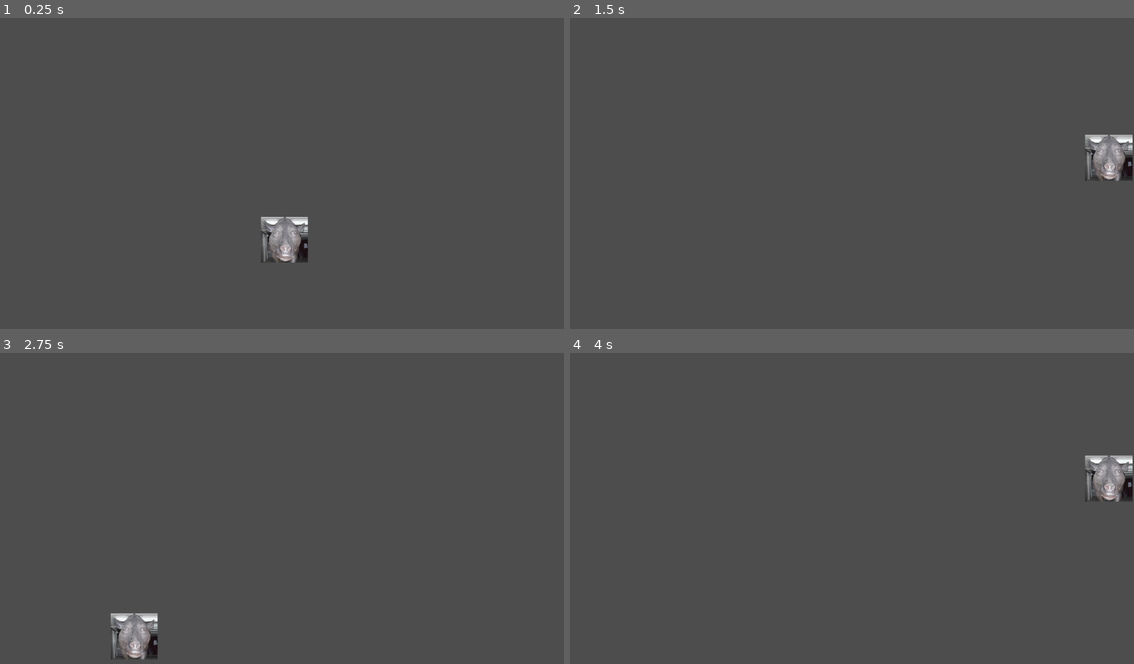
Above: before the commit, frames 1-4 (two rows, left to right).
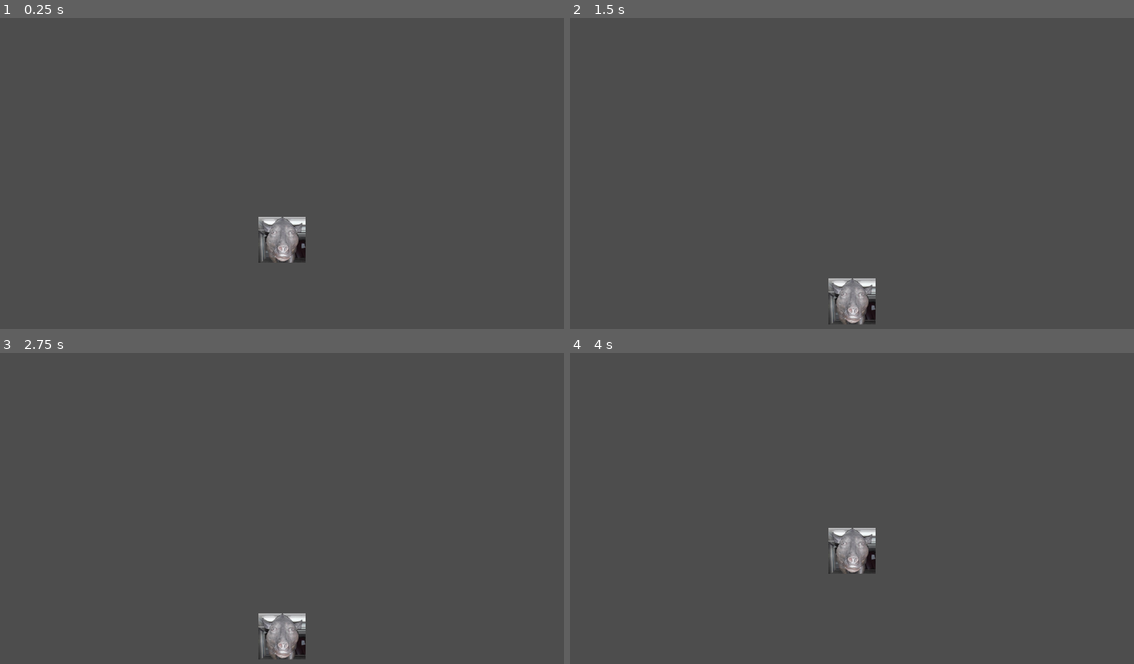
Above: after the commit, the same moments.

Repository: synthwaveblues/2D-Game
Game: Godot game, scene res://scenes/game.tscn
Two runs of this game, one before a commit and one after it. Both use one fixed random seed, a clock stepped at 60 frames per second and the inputs below.
Inputs:
- Up to frame 1 (0.25 s): no input
- Up to frame 2 (1.5 s): hold D (go_right) from 0.53 s (still down); tap Space (jump) at 0.6, 0.77, 1.07 s; tap E (get_stopped_near_wall) at 1.35 s
- Up to frame 3 (2.75 s): tap Space (jump) at 1.52, 1.55, 1.82, 2.1 s; release D (go_right) at 2.03 s; hold A (go_left) from 2.03 s (still down)
- Up to frame 4 (4 s): release A (go_left) at 2.78 s; hold D (go_right) from 2.78 s (still down); tap E (get_stopped_near_wall) at 2.85 s; tap Space (jump) at 3.02, 3.05, 3.32, 3.6, 3.77 s

The runs differ from the first frame. In frame 1, 0.5% of the frame differs, in the area x 45-55%, y 63-79%; in frame 2, 2.1%, in the area x 45-100%, y 37-99%; in frame 3, 2.1%; in frame 4, 2.1%.
Error after the commit: Attempt to call function 'play' in base 'null instance' on a null instance. (res://scripts/player.gd:20)

Commit message:
Update player.gd

Diff:
--- a/scripts/player.gd
+++ b/scripts/player.gd
@@ -1,9 +1,10 @@
 extends CharacterBody2D
 
-const SPEED = 300.00
+const SPEED = 200.00
 const JUMP_VELOCITY = -300.0
 const WALLJUMP_DISTANCE = 20
 
+var acceleration = 20
 var gravity = ProjectSettings.get_setting("physics/2d/default_gravity")
 var dodge_direction = 1;
 var spaces = 0
@@ -13,14 +14,13 @@
 
 @onready var ray_cast_2d_right = $RayCast2DRight
 @onready var ray_cast_2d_left = $RayCast2DLeft
+@onready var animation = $AnimatedSprite2D
 
 func _ready():
+	animation.play("idle")
 	ray_cast_2d_right.enabled = true
 	ray_cast_2d_left.enabled = true
 	start_position = position.x
-
-func _process(delta):
-	position.x += 5 * delta
 
 
 func _physics_process(delta):
@@ -43,8 +43,8 @@
 		elif is_on_wall():
 			spaces = 0
 			if ray_cast_2d_left.is_colliding():
-				position.x += 50
-				position.y -= 50
+				velocity.x = 50
+				velocity.y -= 50
 			elif ray_cast_2d_right.is_colliding():
 				position.x -= 50
 				position.y -= 50
@@ -60,14 +60,21 @@
 
 func handle_wall_interactions(delta):
 	if (ray_cast_2d_left.is_colliding() or ray_cast_2d_right.is_colliding()) and is_on_wall() and not is_on_floor():
-		velocity.y *= 0.5
+		velocity.y *= 0.65
 	if Input.is_action_pressed("get_stopped_near_wall") and ray_cast_2d_left.is_colliding():
 		velocity.y = 0
 
 func handle_movement(delta):
 	var direction = Input.get_axis("go_left", "go_right")
+	if direction == 1:
+		animation.flip_h = false
+	elif direction == -1:
+		animation.flip_h = true
 	if direction:
 		dodge_direction = direction
-		velocity.x = direction * SPEED
+		if direction == 1:
+			velocity.x = min((velocity.x + acceleration)*direction,SPEED)
+		elif direction == -1:
+			velocity.x = max(velocity.x - acceleration,-SPEED)
 	else:
-		velocity.x = move_toward(velocity.x, 0, SPEED)
+		velocity.x = lerp(velocity.x,0.0,0.2)
